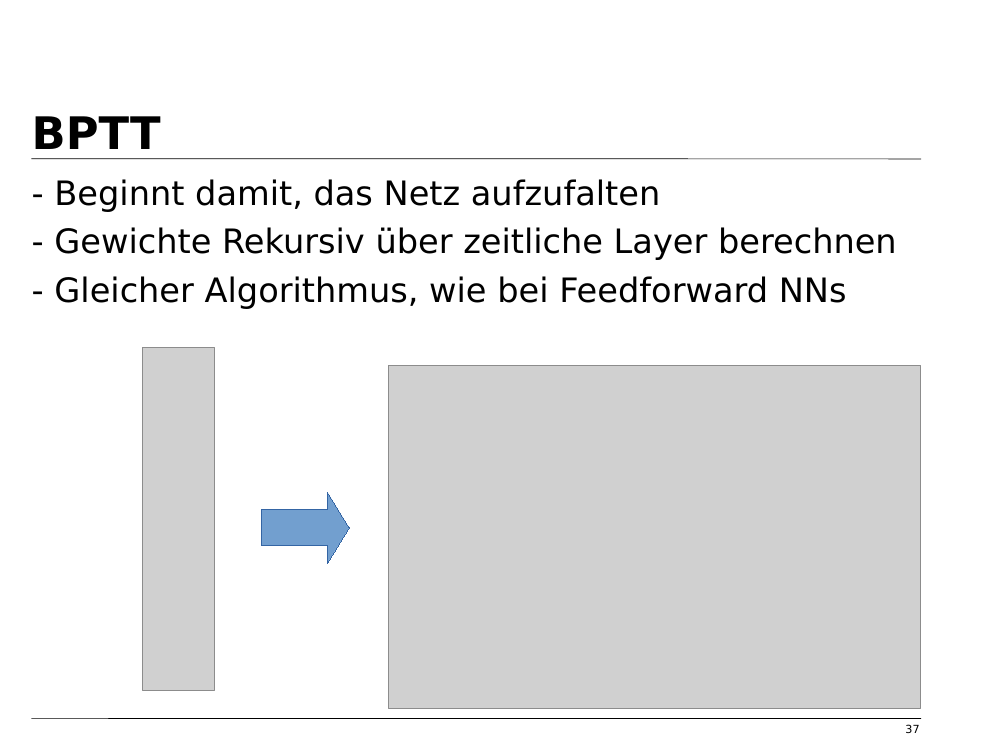
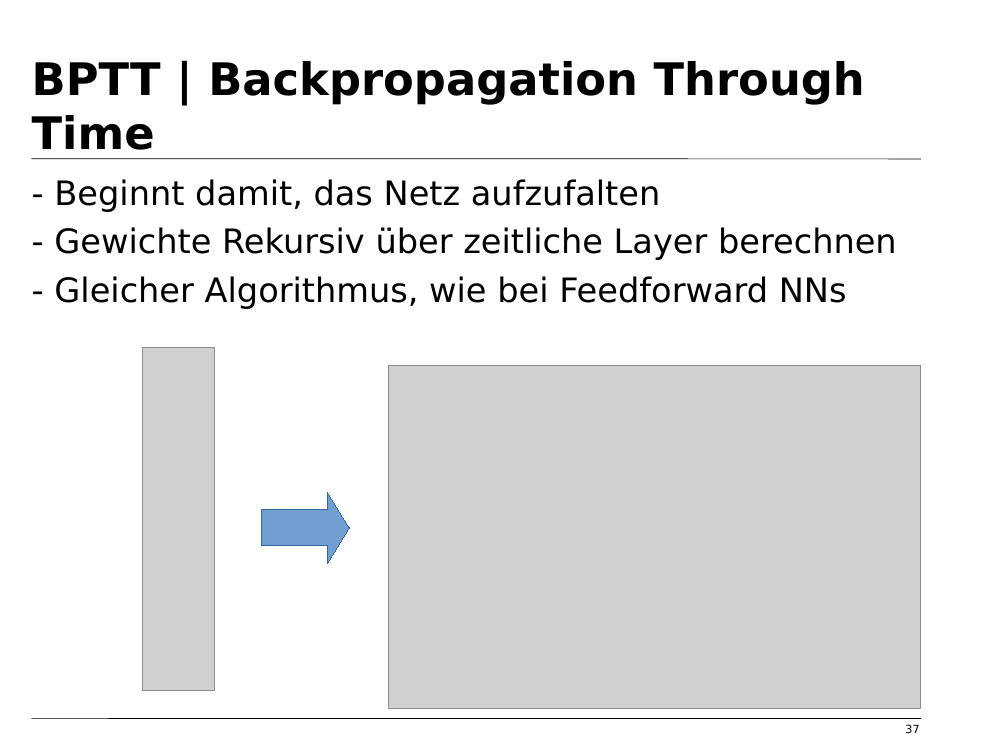
Before and after one commit to tfassbender/deep_learning_team_rnn, a slide deck: slide 37 of final/vorlesung_rnn_final.odp. Drawn at 1008x756 pixels with LibreOffice and Linux fonts; fonts in the diff are those of the drawing; grey boxes stand for pictures; background and template pictures are left out. Boxes give left, top, right and bottom in pixels: in the first picture for what was removed or moved away, otherwise in the second. Text is boxed around its words. In the diff, an @@ line names an element or a change of style, - is before the commit and + after.

```diff
--- a/final/vorlesung_rnn_final.odp
+++ b/final/vorlesung_rnn_final.odp
@@ title at box(32, 61, 865, 159): text changed @@
-BPTT
+BPTT | Backpropagation Through Time
```
Also in this commit, not shown: 8 other slides changed, 1 slide added, 1 slide removed, 3 other files.
